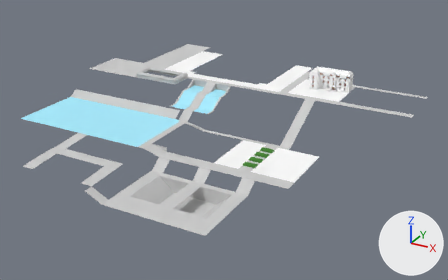
Two versions of the Blender file _Models/map.blend, one commit apart.
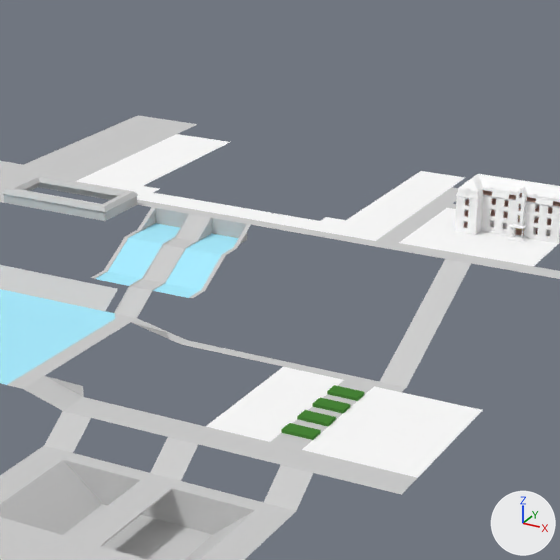
Each version appears first whole from a 50 mm lens placed at (539.0, -943.0, 360.0), pointed at (73.0, -95.0, -64.0), and next in a close-up on the part from 30% to 78% of the width and 0% to 76% of the height. The axes (+X, +Y, +Z) are drawn at lower right. The lights are the same throughout.

In view in the first close-up: 'director_building', 'walkroad'.
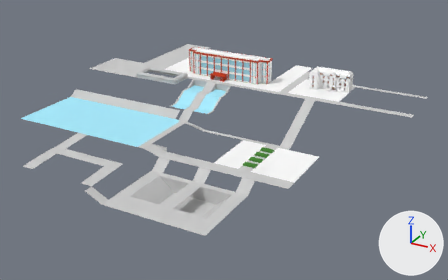
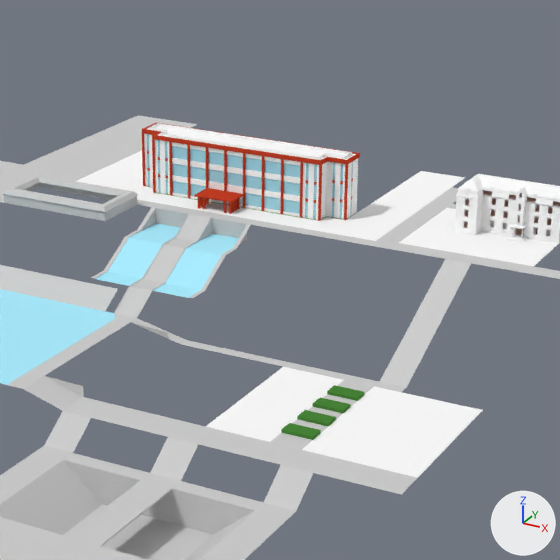
Location of each change, [x1, y1, x2, y2] in pixels of the close-ups (560 x 560 px):
'school_walls', shown
    after: [142, 123, 360, 221]
'school_glass.001', shown (cyan)
    after: [147, 134, 353, 219]

Diff of the bpy script that builds the scene:
```diff
--- a/_Models/map.blend.py
+++ b/_Models/map.blend.py
@@ ob_school_glass_001 @@
 ob_school_glass_001.location = (0.0, 0.0, 0.0)
-ob_school_glass_001.hide_viewport = True
@@ ob_school_walls @@
 ob_school_walls.location = (0.0, 0.0, 0.0)
-ob_school_walls.hide_viewport = True
```
